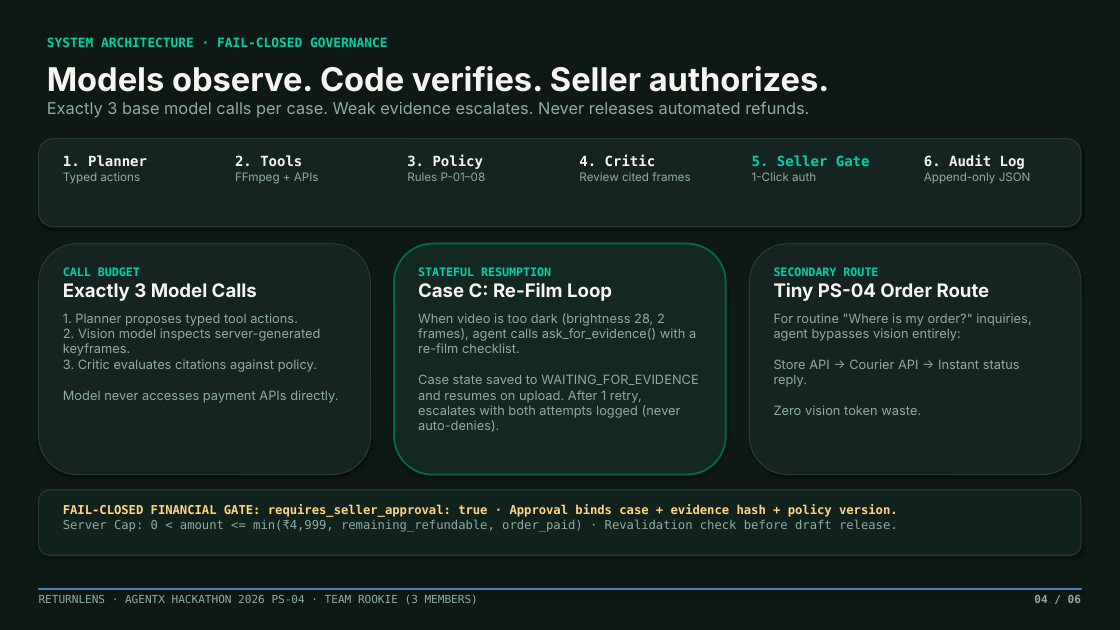
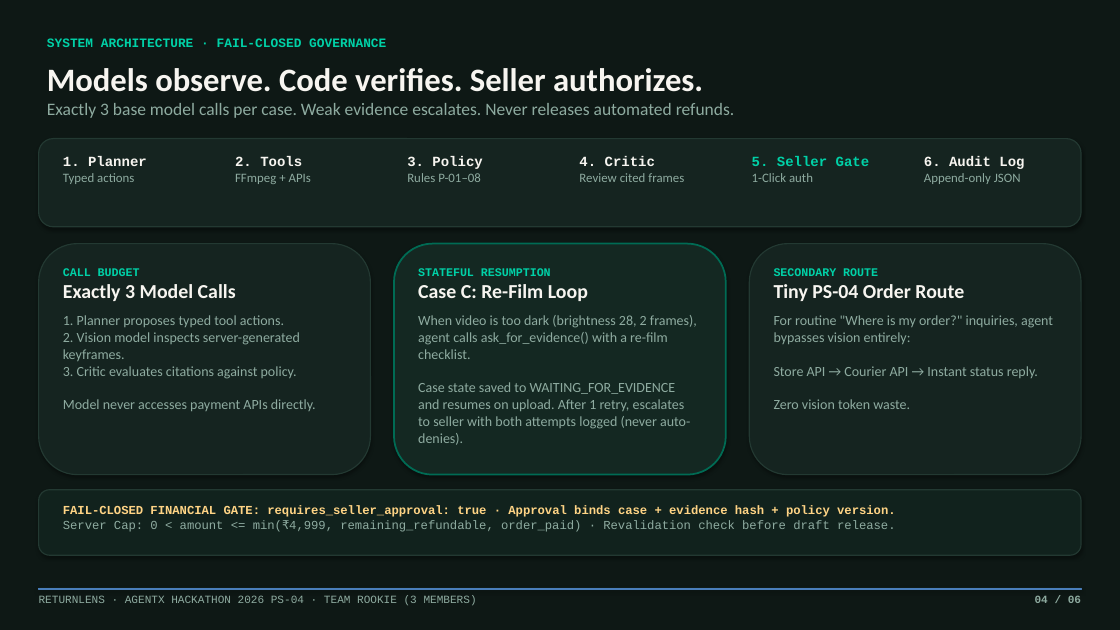
Before and after one commit to lenamkhanhh/hack4hack, a slide deck: slide 4 of ReturnLens_v5.pptx. Drawn at 1120x630 pixels with LibreOffice and Linux fonts; fonts in the diff are those of the drawing. Boxes give left, top, right and bottom in pixels: in the first picture for what was removed or moved away, otherwise in the second. Text is boxed around its words. In the diff, an @@ line names an element or a change of style, - is before the commit and + after.

Commit message:
feat(v6): create ReturnLens v6 visual redesign edition with rich mock evidence assets and 10/10 QA smoke suite

```diff
--- a/ReturnLens_v5.pptx
+++ b/ReturnLens_v5.pptx
@@ text "Models observe. Code verifies. Seller ..." at (x1=47, y1=68, x2=735, y2=118): font Inter to Calibri; size 14 to 15 pt in "Exactly 3 base model calls per case. ..." @@
@@ text "1. Planner" at (x1=63, y1=156, x2=147, y2=184): font DejaVu Sans Mono to Courier New in "1. Planner"; size 10 to 11 pt, font Inter to Calibri in "Typed actions" @@
@@ text "2. Tools" at (x1=235, y1=156, x2=311, y2=184): font DejaVu Sans Mono to Courier New in "2. Tools"; size 10 to 11 pt, font Inter to Calibri in "FFmpeg + APIs" @@
@@ text "3. Policy" at (x1=407, y1=156, x2=482, y2=182): font DejaVu Sans Mono to Courier New in "3. Policy"; size 10 to 11 pt, font Inter to Calibri in "Rules P-01–08" @@
@@ text "4. Critic" at (x1=579, y1=156, x2=684, y2=182): font DejaVu Sans Mono to Courier New in "4. Critic"; size 10 to 11 pt, font Inter to Calibri in "Review cited frames" @@
@@ text "5. Seller Gate" at (x1=752, y1=156, x2=870, y2=182): font DejaVu Sans Mono to Courier New in "5. Seller Gate"; size 10 to 11 pt, font Inter to Calibri in "1-Click auth" @@
@@ text "6. Audit Log" at (x1=924, y1=156, x2=1024, y2=184): font DejaVu Sans Mono to Courier New in "6. Audit Log"; size 10 to 11 pt, font Inter to Calibri in "Append-only JSON" @@
@@ text "CALL BUDGET" at (x1=63, y1=268, x2=316, y2=411): font DejaVu Sans Mono to Courier New in "CALL BUDGET"; size 16 to 17 pt in "Exactly 3 Model Calls"; font Inter to Calibri; size 11 to 12 pt in "1. Planner proposes typed tool actions. 2. ..." @@
@@ text at (x1=418, y1=268, x2=551, y2=276): font DejaVu Sans Mono to Courier New in "STATEFUL RESUMPTION"; size 16 to 17 pt, font Inter to Calibri in "Case C: Re-Film Loop" @@
@@ text "SECONDARY ROUTE" at (x1=774, y1=268, x2=1053, y2=409): font DejaVu Sans Mono to Courier New in "SECONDARY ROUTE"; size 16 to 17 pt in "Tiny PS-04 Order Route"; font Inter to Calibri; size 11 to 12 pt in "For routine "Where is my order?" inquiries, ..." @@
@@ text at (x1=418, y1=315, x2=697, y2=445): text changed; size 11 to 12 pt; font Inter to Calibri @@
-When video is too dark (brightness 28, 2 frames), agent calls ask_for_evidence() with a re-film checklist.
-Case state saved to WAITING_FOR_EVIDENCE and resumes on upload. After 1 retry, escalates with both attempts logged (never auto-denies).
+When video is too dark (brightness 28, 2 frames), agent calls ask_for_evidence() with a re-film checklist.
+Case state saved to WAITING_FOR_EVIDENCE and resumes on upload. After 1 retry, escalates to seller with both attempts logged (never auto-denies).
@@ font DejaVu Sans Mono to Courier New in 4 elements at (x1=47, y1=38, x2=386, y2=47), (x1=63, y1=505, x2=895, y2=532), (x1=39, y1=595, x2=477, y2=606), (x1=1035, y1=595, x2=1081, y2=603) @@
```
Also in this commit, not shown: 5 other slides changed, 14 other files.
